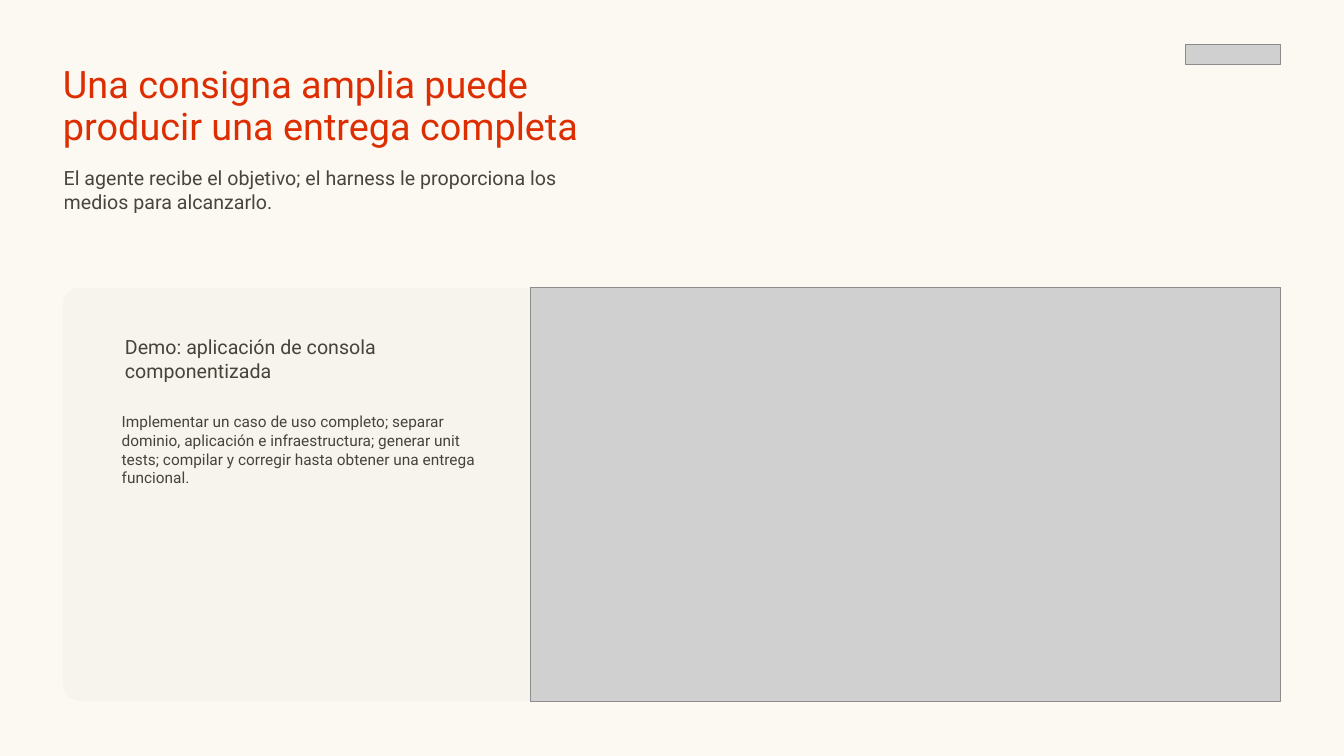
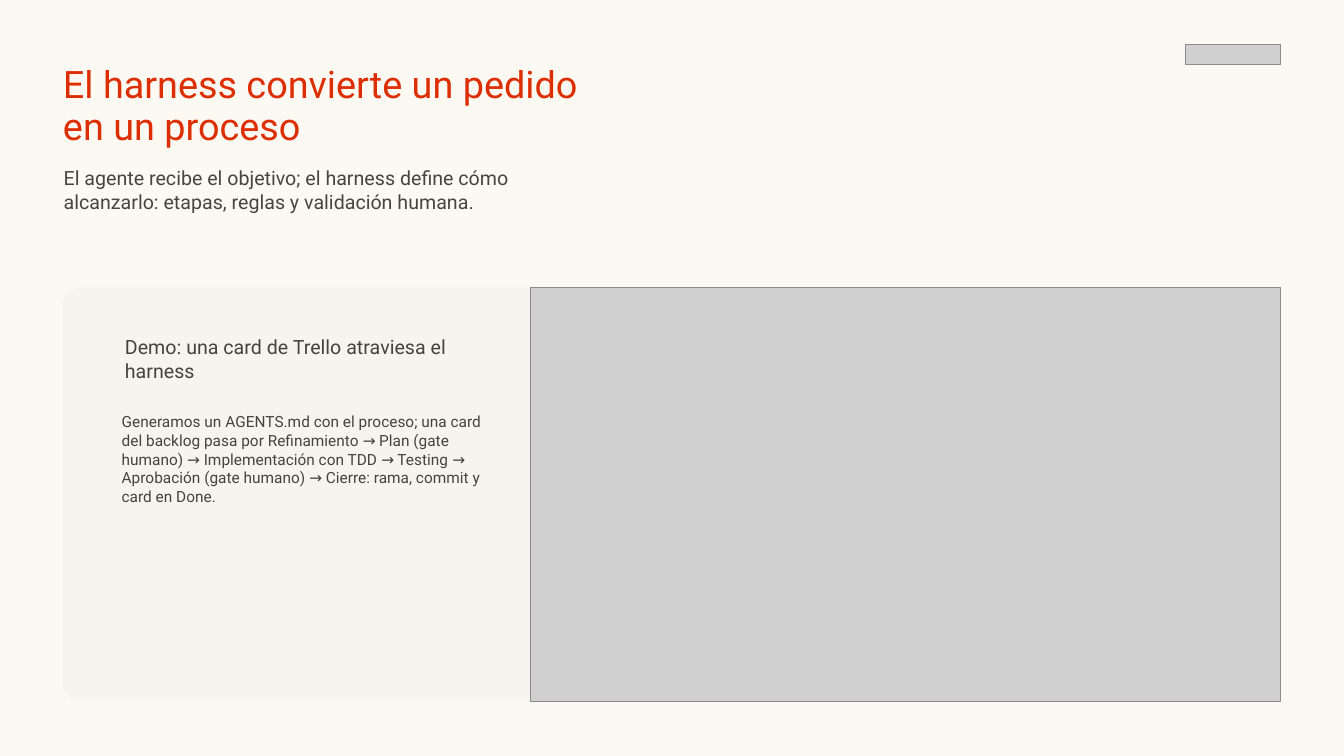
Before and after one commit to eze-etchecoin/beyond-the-prompt-tech-talk, a slide deck: slide 10 of docs/presentation/Arquitecturas_para_agentes_IA_actualizada.pptx (slide 8 before the commit). Drawn at 1344x756 pixels with LibreOffice and Linux fonts; fonts in the diff are those of the drawing; grey boxes stand for pictures. Boxes give left, top, right and bottom in pixels: in the first picture for what was removed or moved away, otherwise in the second. Text is boxed around its words. In the diff, an @@ line names an element or a change of style, - is before the commit and + after.

```diff
--- a/docs/presentation/Arquitecturas_para_agentes_IA_actualizada.pptx
+++ b/docs/presentation/Arquitecturas_para_agentes_IA_actualizada.pptx
@@ text at (63,70,578,148): text changed @@
-Una consigna amplia puede producir una entrega completa
+El harness convierte un pedido en un proceso
@@ text at (64,170,508,213): text changed @@
-El agente recibe el objetivo; el harness le proporciona los medios para alcanzarlo.
+El agente recibe el objetivo; el harness define cómo alcanzarlo: etapas, reglas y validación humana.
@@ text at (125,339,446,378): text changed @@
-Demo: aplicación de consola componentizada
+Demo: una card de Trello atraviesa el harness
@@ text at (122,415,481,502): text changed @@
-Implementar un caso de uso completo; separar dominio, aplicación e infraestructura; generar unit tests; compilar y corregir hasta obtener una entrega funcional.
+Generamos un AGENTS.md con el proceso; una card del backlog pasa por Refinamiento → Plan (gate humano) → Implementación con TDD → Testing → Aprobación (gate humano) → Cierre: rama, commit y card en Done.
```
Also in this commit, not shown: 9 other slides changed, 2 slides added.
